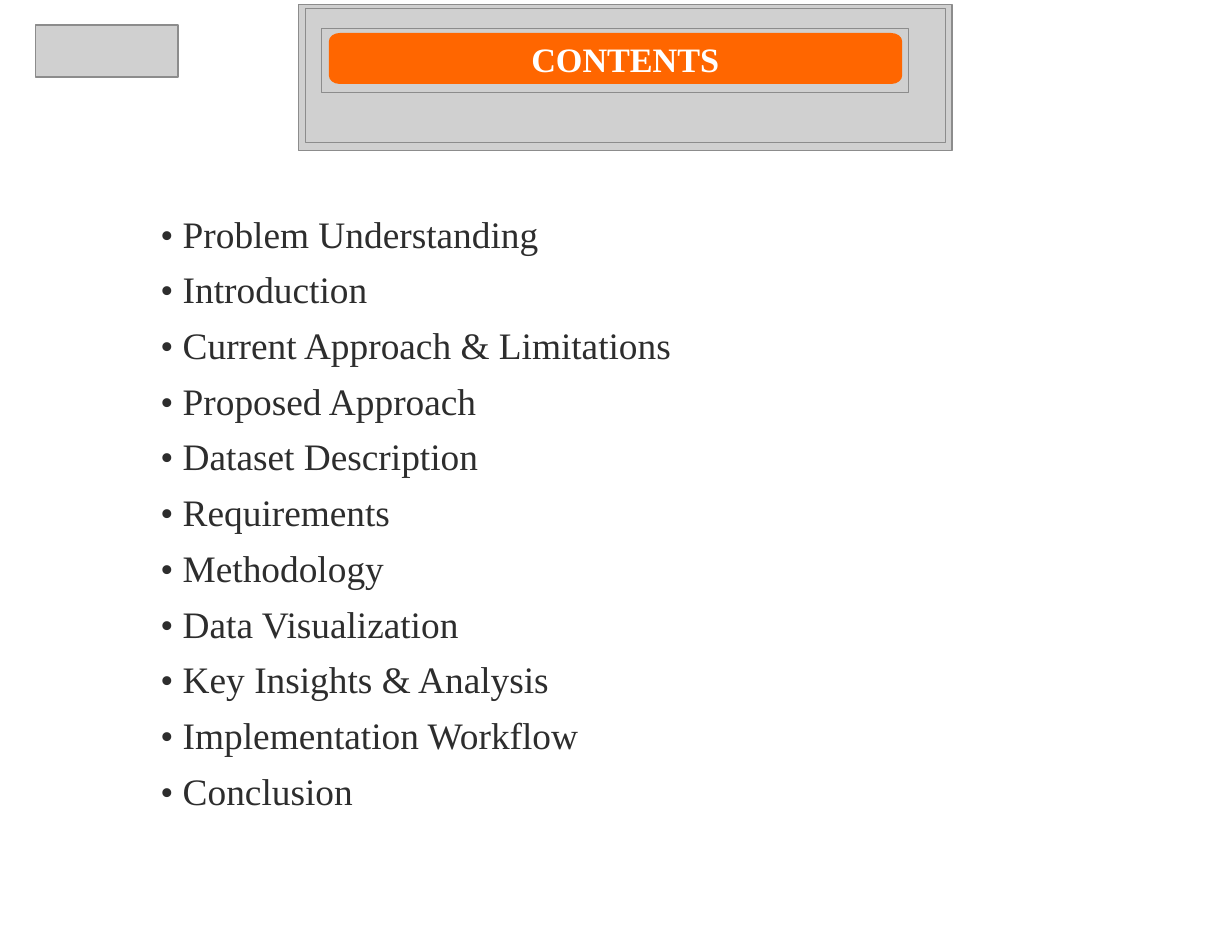
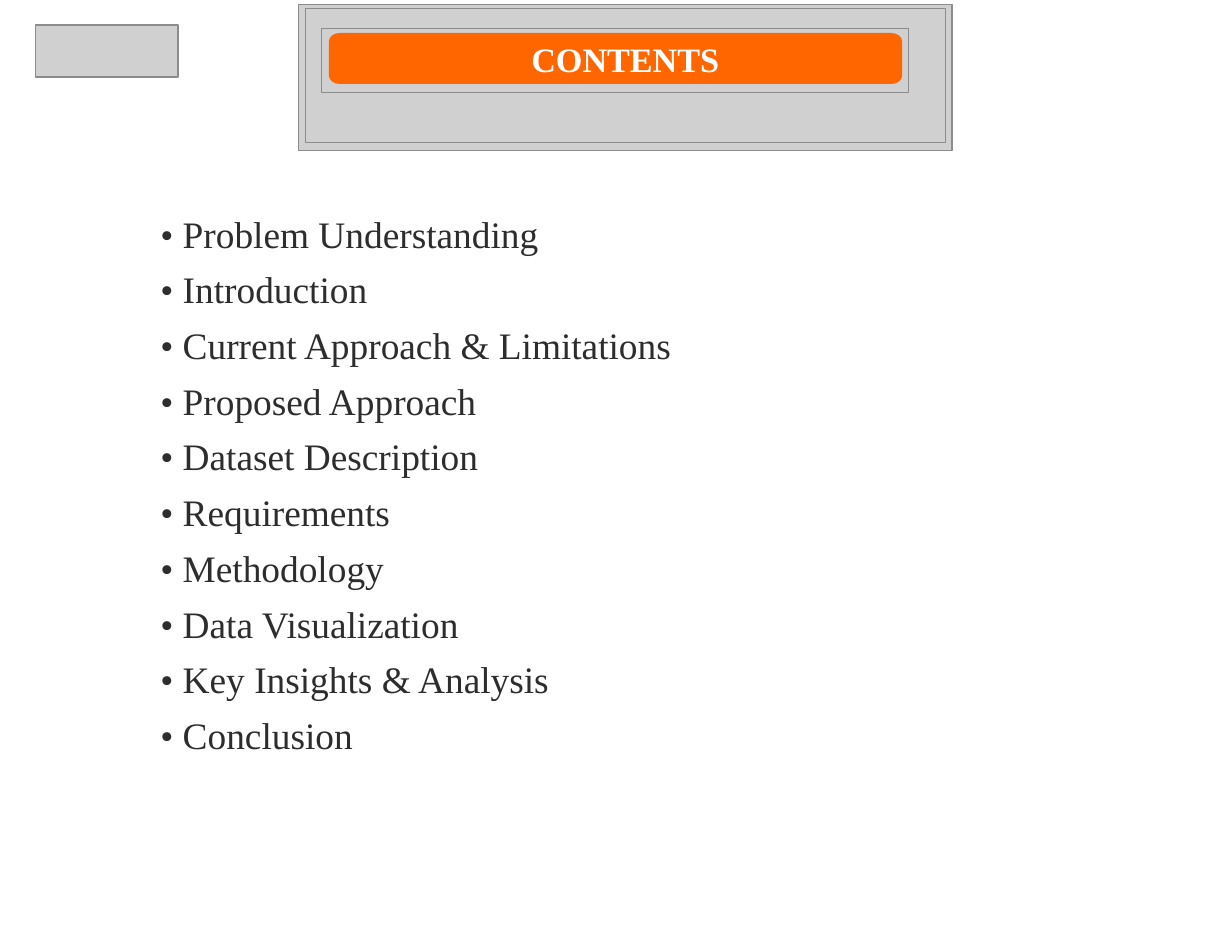
Before and after one commit to ManojReddyTetala/UPI-Transaction-Analysis, a slide deck: slide 2 of PPTs/REVIEW - 2.pptx. Drawn at 1232x952 pixels with LibreOffice and Linux fonts; fonts in the diff are those of the drawing; grey boxes stand for pictures; background and template pictures are left out. Boxes give left, top, right and bottom in pixels: in the first picture for what was removed or moved away, otherwise in the second. Text is boxed around its words. In the diff, an @@ line names an element or a change of style, - is before the commit and + after.

```diff
--- a/PPTs/REVIEW - 2.pptx
+++ b/PPTs/REVIEW - 2.pptx
@@ text at [183, 722, 578, 756]: paragraph removed @@
-• Implementation Workflow
```
Also in this commit, not shown: 1 other file.
